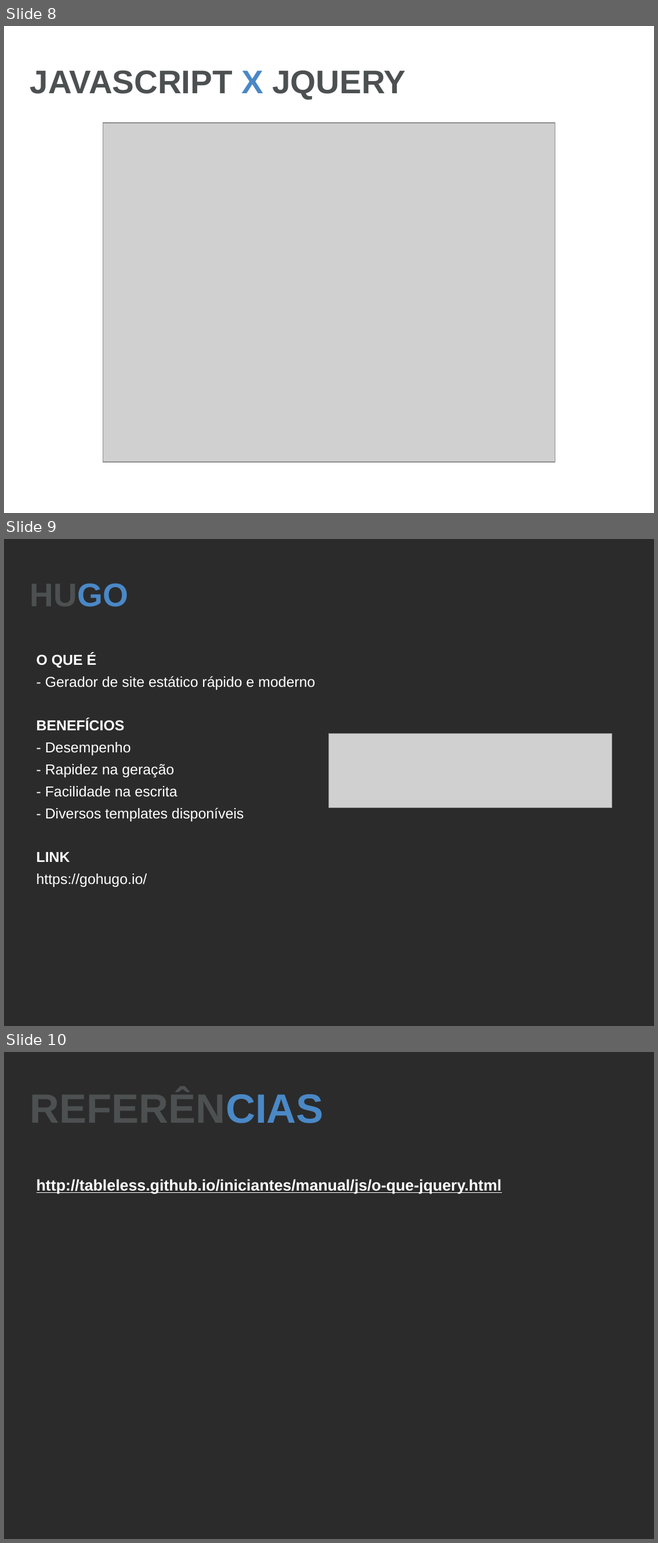
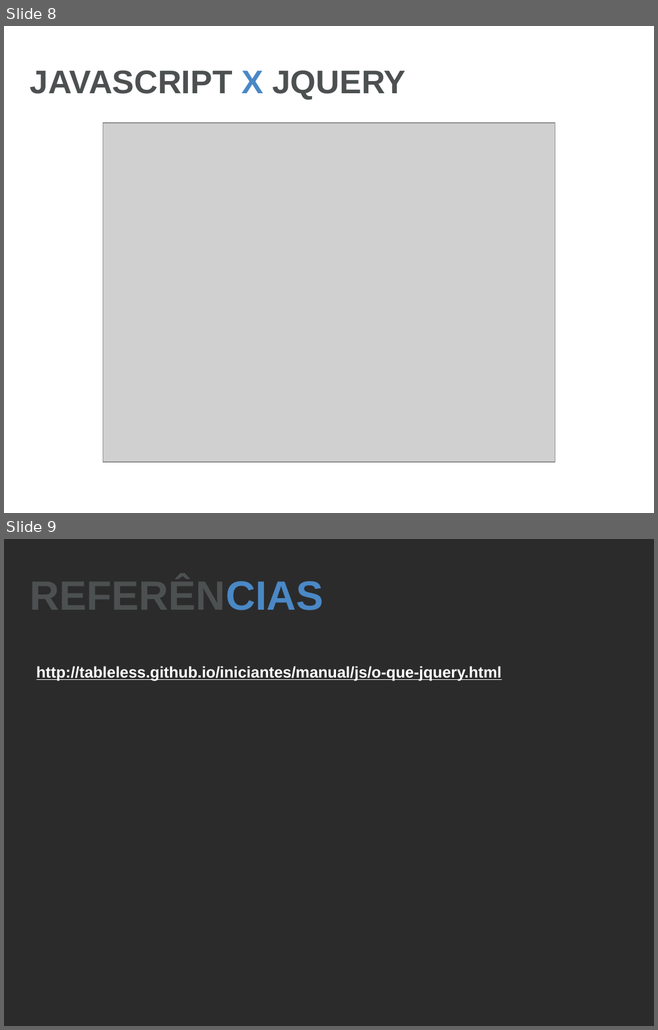
Before and after one commit to cursosticcea/curso-ui-development-2, a slide deck: aulas/aula9/aula9-slide.odp. Shown one above the other, each under a label of ours: slides 8, 9 and 10 before the commit, slides 8 and 9 after it. The pictures are 658x1543 and 658x1030 pixels, drawn with LibreOffice and Linux fonts; fonts in the diff are those of the drawing; grey boxes stand for pictures; background and template pictures are left out; a plain dark background stands for a picture behind light text. Boxes give left, top, right and bottom in pixels: in the first picture for what was removed or moved away, otherwise in the second. Text is boxed around its words. In the diff, an @@ line names an element or a change of style, - is before the commit and + after.

```diff
--- a/aulas/aula9/aula9-slide.odp
+++ b/aulas/aula9/aula9-slide.odp
@@ slide 9 removed at <box>4,539,654,1026</box>, background picture (left out) @@
@@ title removed at <box>30,583,128,607</box> @@
-HUGO
@@ text removed at <box>36,653,315,887</box> @@
-O QUE É
-- Gerador de site estático rápido e moderno
-BENEFÍCIOS
-- Desempenho
-- Rapidez na geração
-- Facilidade na escrita
-- Diversos templates disponíveis
-LINK
-https://gohugo.io/
@@ picture removed at <box>329,734,612,808</box> @@
@@ what was slide 10 is now slide 9 @@
```
Also in this commit, not shown: 3 other files.
